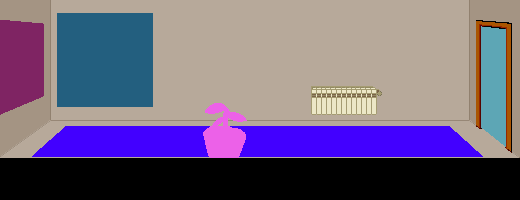
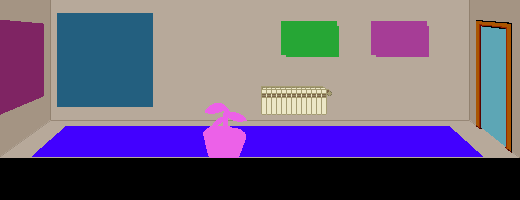
Two versions of the same layered image (w=520, h=200). Layer-by-layer changes:
painted on "mask_hotspots" over [281, 21, 429, 57]
removed layer "radiatorbig_300_85" over [311, 86, 382, 115]
added layer "pictureguybrush_370_20" above "picturemm_280_20" over [371, 21, 429, 57]
added layer "picturemm_280_20" above "radiatorbig_250_85" over [281, 21, 339, 57]
added layer "radiatorbig_250_85" above "plantbig_200_100" over [261, 86, 332, 115]
